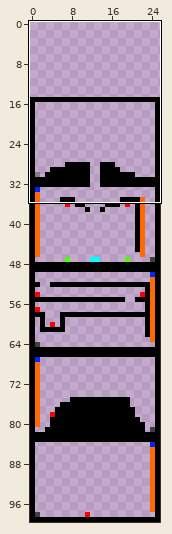
One commit to this sprite sheet: Textures/mapTile.png. The first picture is a wide view before the edit; the outline marks the close-up.
Close-up. Before the edit:
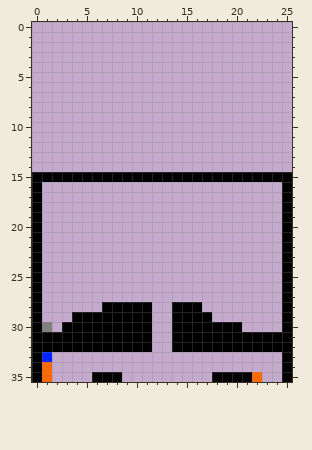
The file is 26x100 pixels. Pixels under 10% opacity are left out. Shown: x 0..25, y 0..35. The commit also changed other parts of the picture, which this record leaves out.
The result:
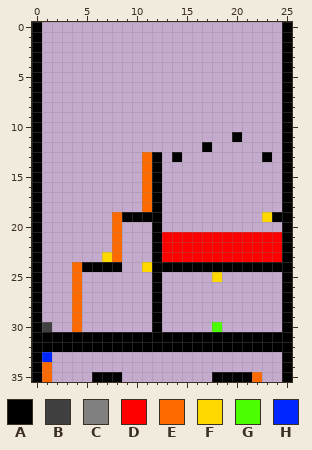
Palette (. is transparent): A #000000  B #404040  C #808080  D #ff0000  E #ff6a00  F #ffd800  G #4cff00  H #0026ff
Edits made:
y 0..10: x 0 . -> A; x 25 . -> A
y 11: x 0 . -> A; x 20 . -> A; x 25 . -> A
y 12: x 0 . -> A; x 17 . -> A; x 25 . -> A
y 13: x 0 . -> A; x 11..12 .. -> EA; x 14 . -> A; x 23 . -> A; x 25 . -> A
y 14: x 0 . -> A; x 11..12 .. -> EA; x 25 . -> A
y 15: x 1..11 AAAAAAAAAAA -> ..........E; x 13..24 AAAAAAAAAAAA -> ............
y 16..18: x 11..12 .. -> EA
y 19: x 8..12 ..... -> EAAAA; x 23..24 .. -> FA
y 20: x 8 . -> E; x 12 . -> A
y 21..22: x 8 . -> E; x 12..24 ............. -> ADDDDDDDDDDDD
y 23: x 7..8 .. -> FE; x 12..24 ............. -> ADDDDDDDDDDDD
y 24: x 4..8 ..... -> EAAAA; x 11..24 .............. -> FAAAAAAAAAAAAA
y 25: x 4 . -> E; x 12 . -> A; x 18 . -> F
y 26..27: x 4 . -> E; x 12 . -> A
y 28: x 4 . -> E; x 7..12 AAAAA. -> .....A; x 14..16 AAA -> ...
y 29: x 4..12 AAAAAAAA. -> E.......A; x 14..17 AAAA -> ....
y 30: x 1 C -> B; x 3..12 AAAAAAAAA. -> .E.......A; x 14..20 AAAAAAA -> ....G..
y 31..32: x 12..13 .. -> AA
Where, in picture pixels (left, top, right, bottom), the same in both close-ups:
changed: (32, 22, 292, 352)
